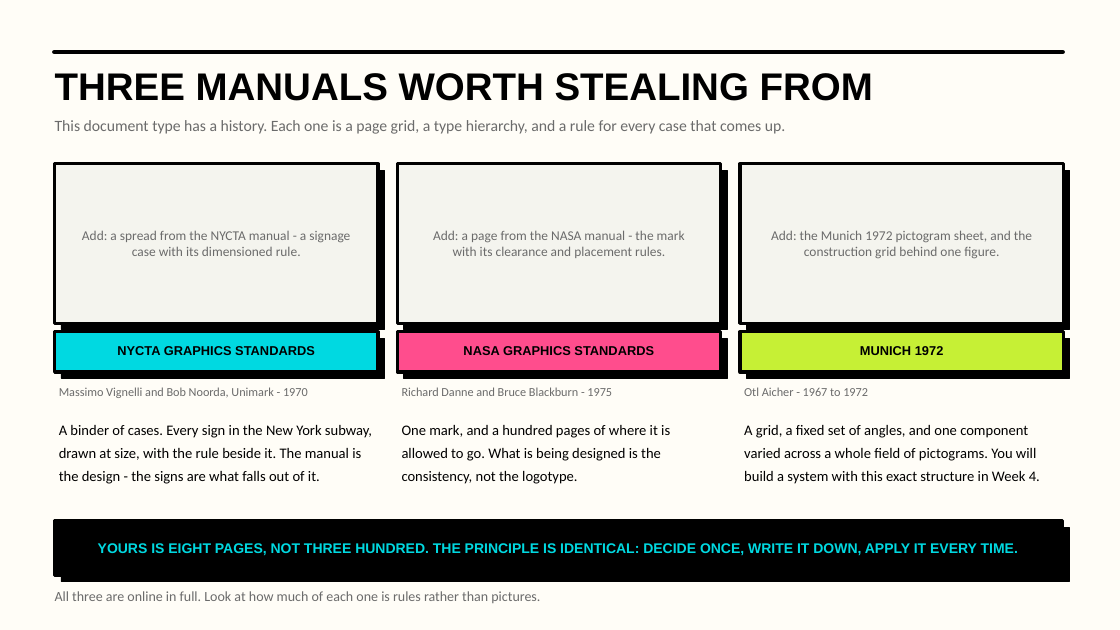
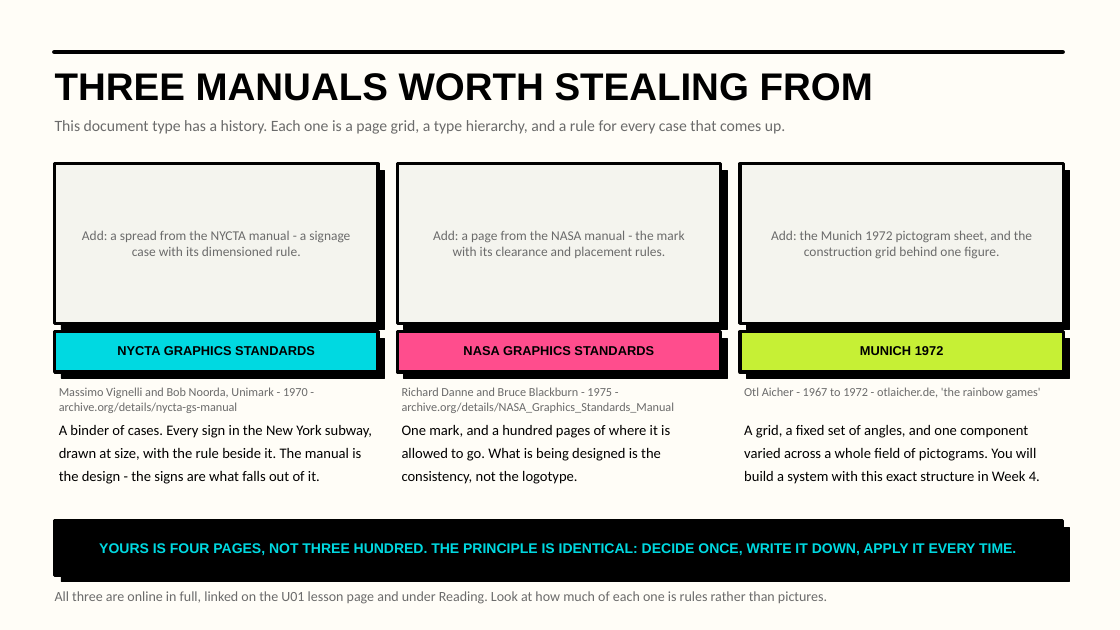
Before and after one commit to luigipacheco/arc3133, a slide deck: slide 7 of slides/ARC3133_Class01.pptx. Drawn at 1120x630 pixels with LibreOffice and Linux fonts; fonts in the diff are those of the drawing. Boxes give left, top, right and bottom in pixels: in the first picture for what was removed or moved away, otherwise in the second. Text is boxed around its words. In the diff, an @@ line names an element or a change of style, - is before the commit and + after.

```diff
--- a/slides/ARC3133_Class01.pptx
+++ b/slides/ARC3133_Class01.pptx
@@ text at [59, 387, 308, 413]: text changed @@
-Massimo Vignelli and Bob Noorda, Unimark - 1970
+Massimo Vignelli and Bob Noorda, Unimark - 1970 - archive.org/details/nycta-gs-manual
@@ text at [402, 387, 675, 413]: text changed @@
-Richard Danne and Bruce Blackburn - 1975
+Richard Danne and Bruce Blackburn - 1975 - archive.org/details/NASA_Graphics_Standards_Manual
@@ text at [744, 387, 1041, 398]: text changed @@
-Otl Aicher - 1967 to 1972
+Otl Aicher - 1967 to 1972 - otlaicher.de, 'the rainbow games'
@@ text at [99, 543, 1016, 555]: text changed @@
-YOURS IS EIGHT PAGES, NOT THREE HUNDRED. THE PRINCIPLE IS IDENTICAL: DECIDE ONCE, WRITE IT DOWN, APPLY IT EVERY TIME.
+YOURS IS FOUR PAGES, NOT THREE HUNDRED. THE PRINCIPLE IS IDENTICAL: DECIDE ONCE, WRITE IT DOWN, APPLY IT EVERY TIME.
@@ text at [55, 591, 827, 604]: text changed @@
-All three are online in full. Look at how much of each one is rules rather than pictures.
+All three are online in full, linked on the U01 lesson page and under Reading. Look at how much of each one is rules rather than pictures.
```
Also in this commit, not shown: 6 other slides changed, 38 other files.
